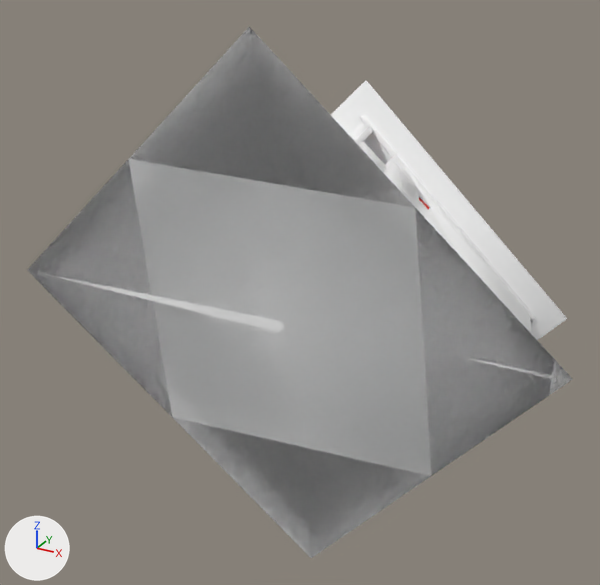
A saved change to the OBJ model Outliers_Removed/Apartment/D00953.obj.
Rendered twice from a 50 mm lens placed at (0.978, -2.238, 1.137), pointed at (-0.215, -0.068, 0.052). Arrows for +X, +Y and +Z are at lower left; the lights stay in place. Where no turn or scale is listed for an object, it has been applied to the vertices.

Objects in the first picture: 'D00953'.
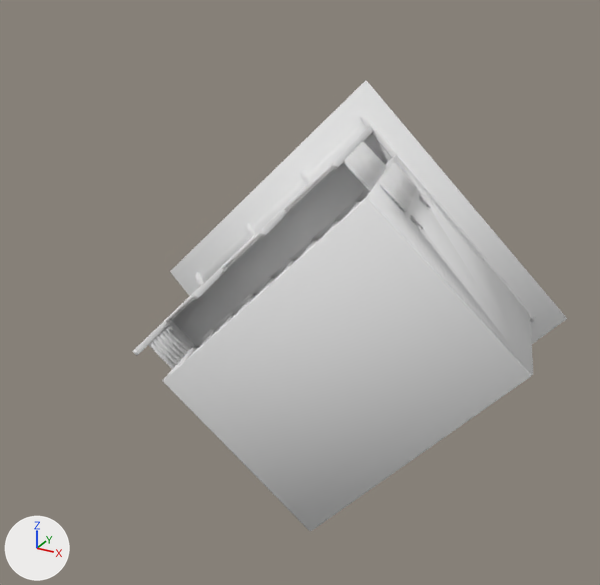
What differs and where, as boxes (x1, y1, x2, y2) in the pictures (600 x 585 px):
'D00953', recoloured, reshaped (20% narrower, 15% shorter)
    before: (28, 27, 572, 558)
    after: (133, 81, 567, 531)
part 1 of me_d00953, deleted
    before: (28, 27, 572, 558)
part 2 of me_d00953, cut back
    before: (384, 155, 531, 333)
part 3 of me_d00953, recoloured
    after: (170, 345, 196, 373)

The change, as a list of edits to the scene's bpy script:
```text
Change mat_material_0:
    mat_material_0.base_color: (1.0, 1.0, 1.0) -> (0.8, 0.8, 0.8)  # white #ffffff -> white #e7e7e7
Change me_d00953:
    remove me_d00953.from_pydata(...)  # 4156 vertices, 6511 faces; spans x -0.95..0.67, y -0.52..0.44, z -0.83..0.9
    remove me_d00953.materials.append(mat_material_2)  # yellow #f1d286
    remove me_d00953.materials.append(mat_material_3)  # red #941600
    remove me_d00953.materials.append(mat_material_4)  # red #dc0d00
    remove me_d00953.materials.append(mat_material_5)  # red #de0d00
    remove me_d00953.materials.append(mat_material_6)  # red #e81600
    remove me_d00953.materials.append(mat_material_7)  # green #63d386
    remove me_d00953.materials.append(mat_material_8)  # red #e61600
    remove me_d00953.materials.append(mat_material_9)  # green #a5d386
    remove me_d00953.materials.append(mat_material_10)  # red #d60d00
    remove me_d00953.materials.append(mat_material_11)  # red #d80d00
    remove me_d00953.materials.append(mat_material_12)  # red #da0d00
    remove me_d00953.materials.append(mat_material_13)  # yellow #f1d386
    remove me_d00953.materials.append(mat_material_14)  # red #ef1600
    remove me_d00953.materials.append(mat_material_15)  # green #63d486
    remove me_d00953.materials.append(mat_material_16)  # red #e91600
    remove me_d00953.materials.append(mat_material_17)  # green #a5d486
    remove me_d00953.materials.append(mat_material_18)  # red #f11600
    remove me_d00953.materials.append(mat_material_19)  # yellow #d0d486
    remove me_d00953.materials.append(mat_material_20)  # yellow #f1d486
    remove me_d00953.materials.append(mat_material_21)  # green #63d486
    remove me_d00953.materials.append(mat_material_22)  # green #a5d486
    remove me_d00953.materials.append(mat_material_23)  # yellow #d0d486
    remove me_d00953.materials.append(mat_material_24)  # yellow #f1d486
    remove me_d00953.materials.append(mat_material_25)  # red #e70d00
    remove me_d00953.materials.append(mat_material_26)  # red #e80d00
    remove me_d00953.materials.append(mat_material_27)  # green #63d586
    remove me_d00953.materials.append(mat_material_28)  # red #eb1600
    remove me_d00953.materials.append(mat_material_29)  # red #ec1600
    remove me_d00953.materials.append(mat_material_30)  # green #a5d586
    remove me_d00953.materials.append(mat_material_31)  # red #e80d00
    remove me_d00953.materials.append(mat_material_32)  # yellow #d0d586
    remove me_d00953.materials.append(mat_material_33)  # red #e90d00
    remove me_d00953.materials.append(mat_material_34)  # yellow #f1d586
    remove me_d00953.materials.append(mat_material_35)  # green #63d586
    remove me_d00953.materials.append(mat_material_36)  # red #ed1600
    remove me_d00953.materials.append(mat_material_37)  # green #a5d586
    remove me_d00953.materials.append(mat_material_38)  # red #ec1600
    remove me_d00953.materials.append(mat_material_39)  # yellow #d0d586
    remove me_d00953.materials.append(mat_material_40)  # yellow #f1d586
    remove me_d00953.materials.append(mat_material_41)  # green #63d686
    remove me_d00953.materials.append(mat_material_42)  # green #a5d686
    remove me_d00953.materials.append(mat_material_43)  # yellow #d0d686
    remove me_d00953.materials.append(mat_material_44)  # yellow #f1d686
    remove me_d00953.materials.append(mat_material_45)  # green #63d686
    remove me_d00953.materials.append(mat_material_46)  # green #a5d686
    remove me_d00953.materials.append(mat_material_47)  # yellow #d0d686
    remove me_d00953.materials.append(mat_material_48)  # yellow #f1d686
    remove me_d00953.materials.append(mat_material_49)  # red #db1600
    remove me_d00953.materials.append(mat_material_50)  # red #dc1600
    remove me_d00953.materials.append(mat_material_51)  # red #fa1600
    remove me_d00953.materials.append(mat_material_52)  # green #63d786
    remove me_d00953.materials.append(mat_material_53)  # green #a5d786
    remove me_d00953.materials.append(mat_material_54)  # red #dc1600
    remove me_d00953.materials.append(mat_material_55)  # yellow #d0d786
    remove me_d00953.materials.append(mat_material_56)  # red #fb1600
    remove me_d00953.materials.append(mat_material_57)  # yellow #f1d786
    remove me_d00953.materials.append(mat_material_58)  # red #f91600
    remove me_d00953.materials.append(mat_material_59)  # green #63d786
    remove me_d00953.materials.append(mat_material_60)  # red #fa1600
    remove me_d00953.materials.append(mat_material_61)  # green #a5d786
    remove me_d00953.materials.append(mat_material_62)  # red #db1600
    remove me_d00953.materials.append(mat_material_63)  # yellow #d0d786
    remove me_d00953.materials.append(mat_material_64)  # yellow #f1d786
    remove me_d00953.materials.append(mat_material_65)  # green #63d886
    remove me_d00953.materials.append(mat_material_66)  # green #a5d886
    remove me_d00953.materials.append(mat_material_67)  # green #a5d886
    remove me_d00953.materials.append(mat_material_68)  # red #d61600
    remove me_d00953.materials.append(mat_material_69)  # red #da1600
    remove me_d00953.materials.append(mat_material_70)  # red #f31600
    remove me_d00953.materials.append(mat_material_71)  # yellow #d0d886
    remove me_d00953.materials.append(mat_material_72)  # red #f61600
    remove me_d00953.materials.append(mat_material_73)  # green #a5d986
    remove me_d00953.materials.append(mat_material_74)  # red #d71600
    remove me_d00953.materials.append(mat_material_75)  # red #d81600
    remove me_d00953.materials.append(mat_material_76)  # red #f41600
    remove me_d00953.materials.append(mat_material_77)  # yellow #d0d986
    remove me_d00953.materials.append(mat_material_78)  # green #63da86
    remove me_d00953.materials.append(mat_material_79)  # green #a5da86
    remove me_d00953.materials.append(mat_material_80)  # yellow #d0da86
    remove me_d00953.materials.append(mat_material_81)  # red #f51600
    remove me_d00953.materials.append(mat_material_82)  # yellow #d0da86
    add me_d00953.from_pydata(...)  # 3704 vertices, 5994 faces; spans x -0.94..0.56, y -0.44..0.44, z -0.83..0.65
    me_d00953 part 1: 20 loose pieces with 80 vertices, spanning x -0.95..0.67, y -0.52..0.32, z -0.77..0.9, are deleted
    me_d00953 part 2: 11 vertices moved within x -0.5..0.17, y -0.21..0.21, z -0.35..0.37; 148 vertices removed from x -0.65..0.17, y -0.39..0.3, z -0.35..0.44
    me_d00953 part 3: 12 faces spanning x -0.91..0.55, y -0.41..0.43, z -0.78..0.61 switch from mat_material_1 (black #000000) to mat_material_0 (white #e7e7e7)
```
